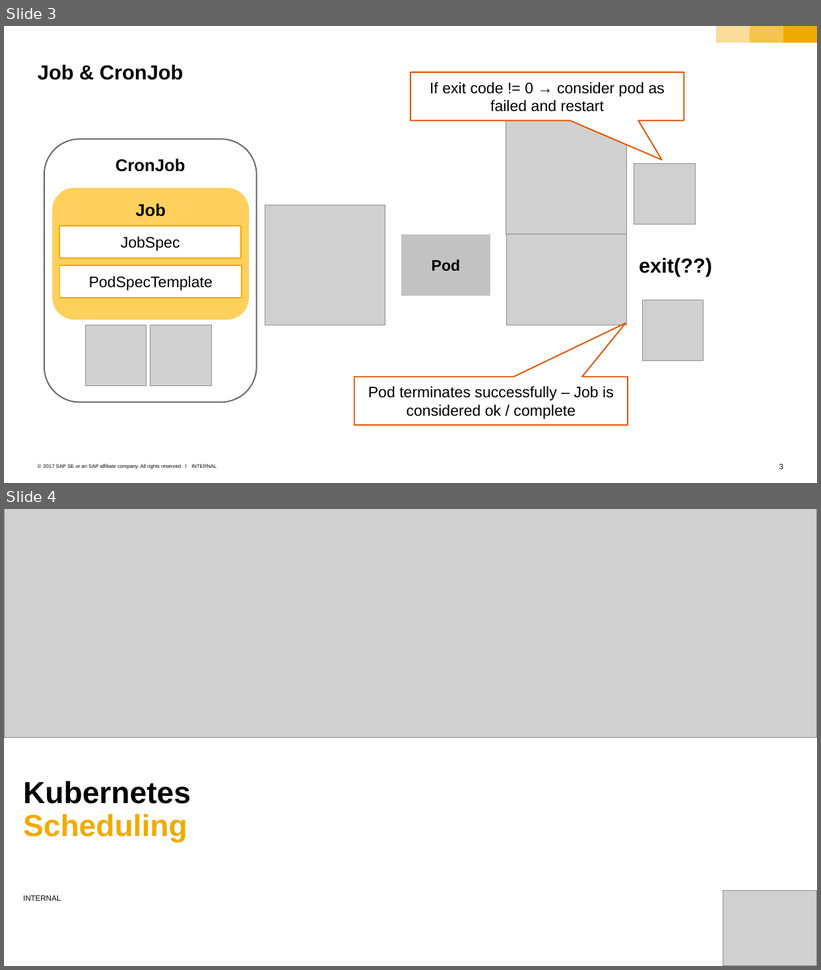
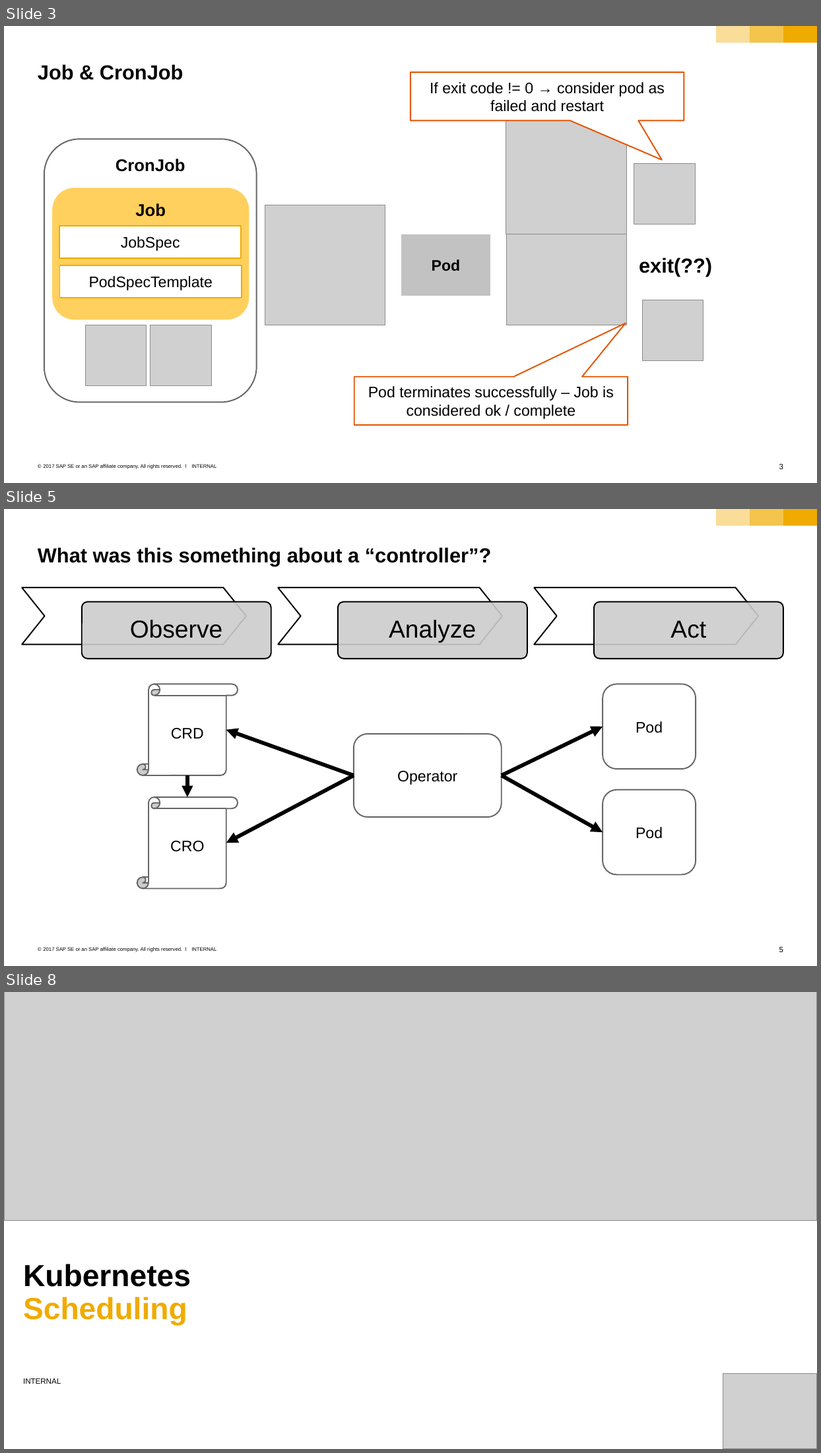
Before and after one commit to cuijiyao01/docker-k8s-training, a slide deck: kubernetes/11_1_administration.pptx. Shown one above the other, each under a label of ours: slides 3 and 4 before the commit, slides 3, 5 and 8 after it; the slides between them are not shown. The pictures are 821x970 and 821x1453 pixels, drawn with LibreOffice and Linux fonts; fonts in the diff are those of the drawing; grey boxes stand for pictures; background and template pictures are left out. Boxes give left, top, right and bottom in pixels: in the first picture for what was removed or moved away, otherwise in the second. Text is boxed around its words. In the diff, an @@ line names an element or a change of style, - is before the commit and + after.

```diff
--- a/kubernetes/11_1_administration.pptx
+++ b/kubernetes/11_1_administration.pptx
@@ slide 5 added at [4,509,817,966], background #FFFFFF; not listed: 6 template elements that a slide beside it also shows @@
@@ title added at [38,547,492,566], 24 pt, text #000000, bold @@
+What was this something about a “controller”?
@@ group added at [22,588,783,658]: 3 chevrons, 3 rounded rectangles, 3 texts @@
+Observe
+Analyze
+Act
@@ vertical scroll added at [137,684,238,776], fill #FFFFFF, outline #666666 1.5 pt, 18 pt, text #000000 @@
+CRD
@@ rounded rectangle added at [603,684,696,768], fill #FFFFFF, outline #666666 1.5 pt, 18 pt, text #000000 @@
+Pod
@@ arrow added from (354, 776) to (226, 729), #000000 4.5 pt @@
@@ rounded rectangle added at [354,734,502,817], fill #FFFFFF, outline #666666 1.5 pt, 18 pt, text #000000 @@
+Operator
@@ arrow added from (502, 776) to (603, 727), #000000 4.5 pt @@
@@ arrow added from (187, 776) to (187, 797), #000000 4.5 pt @@
@@ arrow added from (354, 776) to (226, 843), #000000 4.5 pt @@
@@ arrow added from (502, 776) to (603, 832), #000000 4.5 pt @@
@@ vertical scroll added at [137,797,238,889], fill #FFFFFF, outline #666666 1.5 pt, 18 pt, text #000000 @@
+CRO
@@ rounded rectangle added at [603,790,696,875], fill #FFFFFF, outline #666666 1.5 pt, 18 pt, text #000000 @@
+Pod
@@ what was slide 4 is now slide 8 @@
```
Also in this commit, not shown: 4 other slides added, 1 other file.
